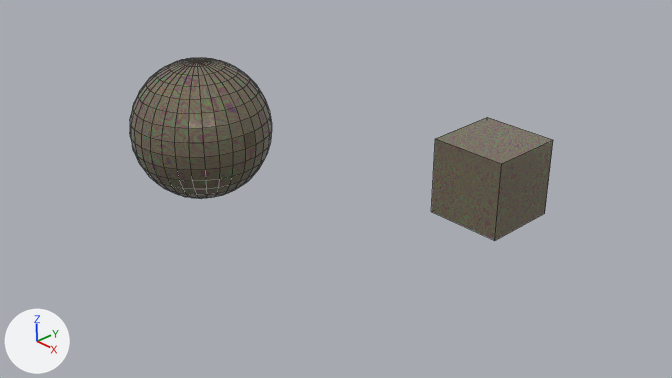
An edit to the Blender file OyunResimleri/oilmaterial.blend, drawn before and after from the same camera.
Camera for both pictures: the file's camera 'Camera'. Every picture has the same lights, and +X, +Y and +Z are marked at lower left. Mesh edges are drawn as thin lines.
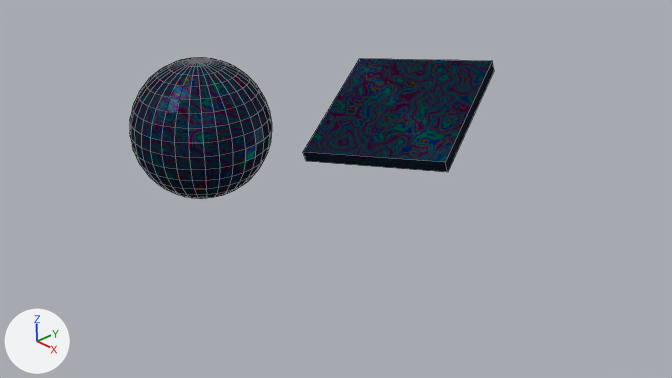
The newer file is also turned or shifted as a whole; pictures and numbers use the older file's frame.

Pixel boxes (x1, y1, x2, y2) of what changed, in the pictures (672 x 378 px):
'Cube', recoloured, moved, turned, rescaled: before (431, 117, 553, 240); after (303, 59, 494, 172)
'Sphere', recoloured: (130, 57, 272, 199) in both

Edits to the bpy script that builds the scene:
```text
Change mat_materialoil_v1:
    remove # colours: black #000000, red #c3153b, grey #87817b, grey #a4a4a4, white #ffffff
    colours: black #0e0e0f, purple #811667, black #000000, dark grey #454545, white #e7f9ff, black #151515, dark yellow #555319, yellow #9c964b
Change ob_cube:
    ob_cube.location: (2.59, 1.14, 0.47) -> (1.97, -1.57, 2.76)
    ob_cube.rotation_euler: (0.0, 0.0, 0.0) -> (-0.368, 0.136, -2.804)  # degrees (0, 0, 0) -> degrees (-21, 7.8, -161)
    ob_cube.scale: (1.0, 1.0, 1.0) -> (1.66, 1.66, 0.137)
```
